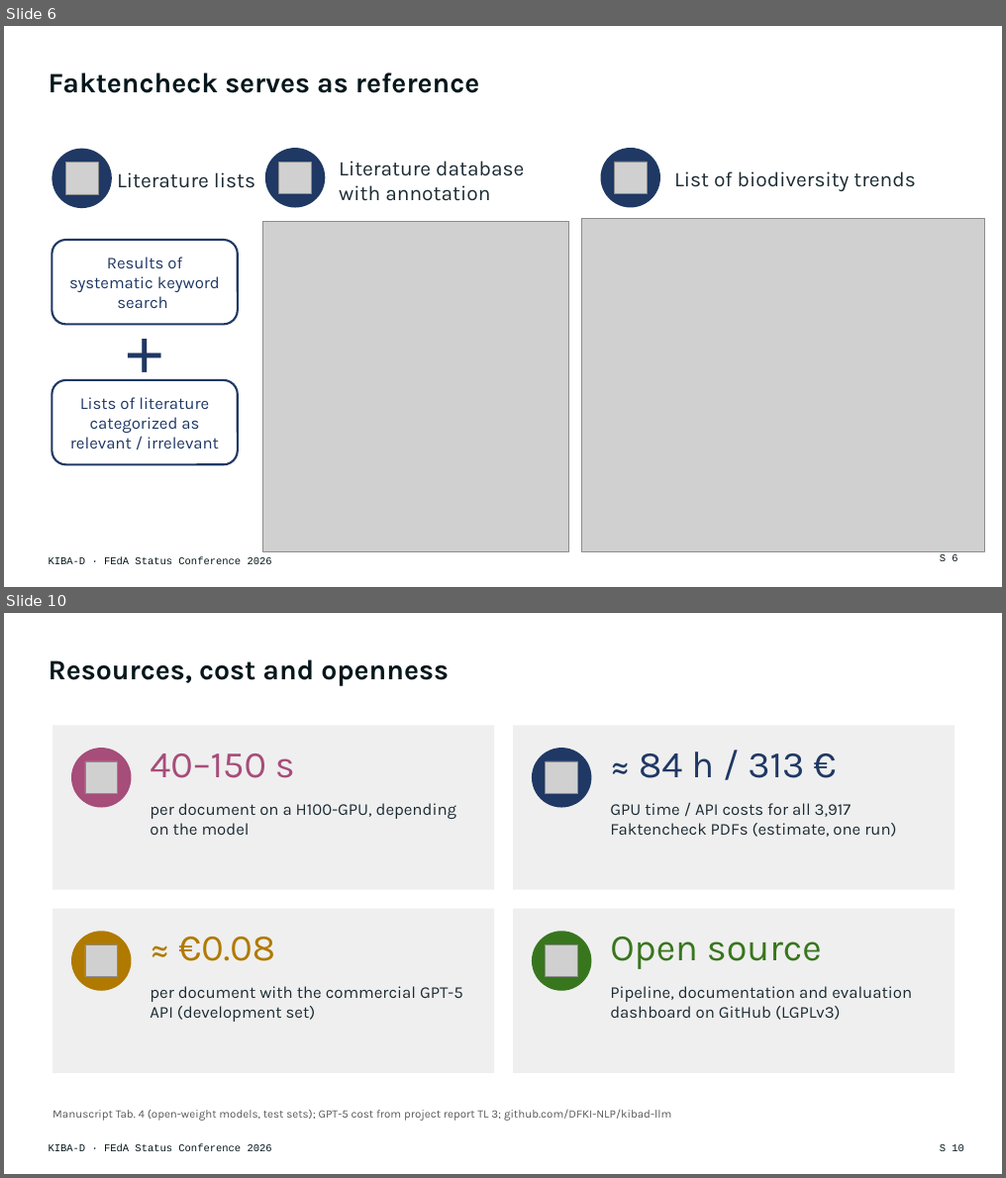
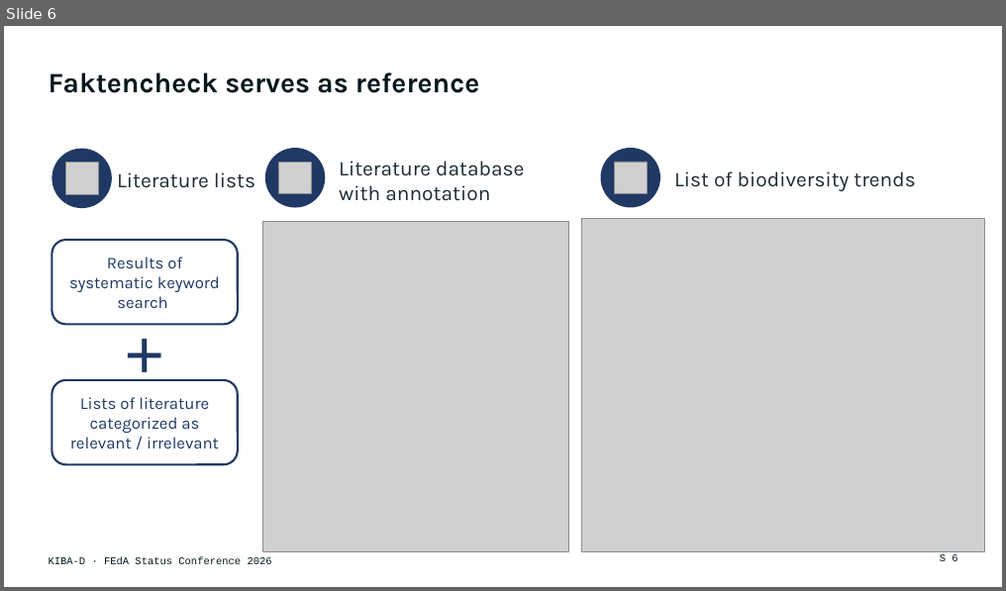
Before and after one commit to DFKI-NLP/kibad-llm, a slide deck: presentations/2026_feda_status_conference/KIBA-D_FEdA2026_Keynote.pptx. Shown one above the other, each under a label of ours: slides 6 and 10 before the commit, slide 6 after it; the slides between them are not shown. The pictures are 1006x1178 and 1006x591 pixels, drawn with LibreOffice and Linux fonts; fonts in the diff are those of the drawing; grey boxes stand for pictures. Boxes give left, top, right and bottom in pixels: in the first picture for what was removed or moved away, otherwise in the second. Text is boxed around its words. In the diff, an @@ line names an element or a change of style, - is before the commit and + after.

```diff
--- a/presentations/2026_feda_status_conference/KIBA-D_FEdA2026_Keynote.pptx
+++ b/presentations/2026_feda_status_conference/KIBA-D_FEdA2026_Keynote.pptx
@@ slide 10 removed at bbox=[4, 613, 1002, 1174], background #FFFFFF @@
@@ title removed at bbox=[49, 660, 449, 686] @@
-Resources, cost and openness
@@ rectangle removed at bbox=[53, 725, 494, 890] @@
@@ rectangle removed at bbox=[513, 725, 954, 890] @@
@@ ellipse removed at bbox=[71, 748, 132, 808] @@
@@ text removed at bbox=[150, 754, 295, 778] @@
-40–150 s
@@ ellipse removed at bbox=[532, 748, 592, 808] @@
@@ text removed at bbox=[639, 752, 804, 778] @@
-≈ 84 h / 313 €
@@ picture removed at bbox=[85, 761, 117, 793] @@
@@ picture removed at bbox=[546, 761, 577, 793] @@
@@ text removed at bbox=[150, 803, 456, 835] @@
-per document on a H100-GPU, depending on the model
@@ text removed at bbox=[610, 803, 896, 837] @@
-GPU time / API costs for all 3,917 Faktencheck PDFs (estimate, one run)
@@ rectangle removed at bbox=[53, 909, 494, 1073] @@
@@ rectangle removed at bbox=[513, 909, 954, 1073] @@
@@ ellipse removed at bbox=[71, 931, 132, 991] @@
@@ text removed at bbox=[178, 937, 275, 961] @@
-≈ €0.08
@@ ellipse removed at bbox=[532, 931, 592, 991] @@
@@ text removed at bbox=[610, 937, 822, 969] @@
-Open source
@@ picture removed at bbox=[85, 945, 117, 977] @@
@@ picture removed at bbox=[546, 945, 577, 977] @@
@@ text removed at bbox=[150, 986, 463, 1022] @@
-per document with the commercial GPT-5 API (development set)
@@ text removed at bbox=[610, 986, 912, 1020] @@
-Pipeline, documentation and evaluation dashboard on GitHub (LGPLv3)
@@ text removed at bbox=[53, 1109, 671, 1121] @@
-Manuscript Tab. 4 (open-weight models, test sets); GPT-5 cost from project report TL 3; github.com/DFKI-NLP/kibad-llm
@@ text removed at bbox=[49, 1145, 272, 1152] @@
-KIBA-D · FEdA Status Conference 2026
@@ page number removed at bbox=[940, 1145, 964, 1152] @@
-S 10
```
Also in this commit, not shown: 12 slides changed, 6 slides added, 4 other slides removed, 2 other files.
